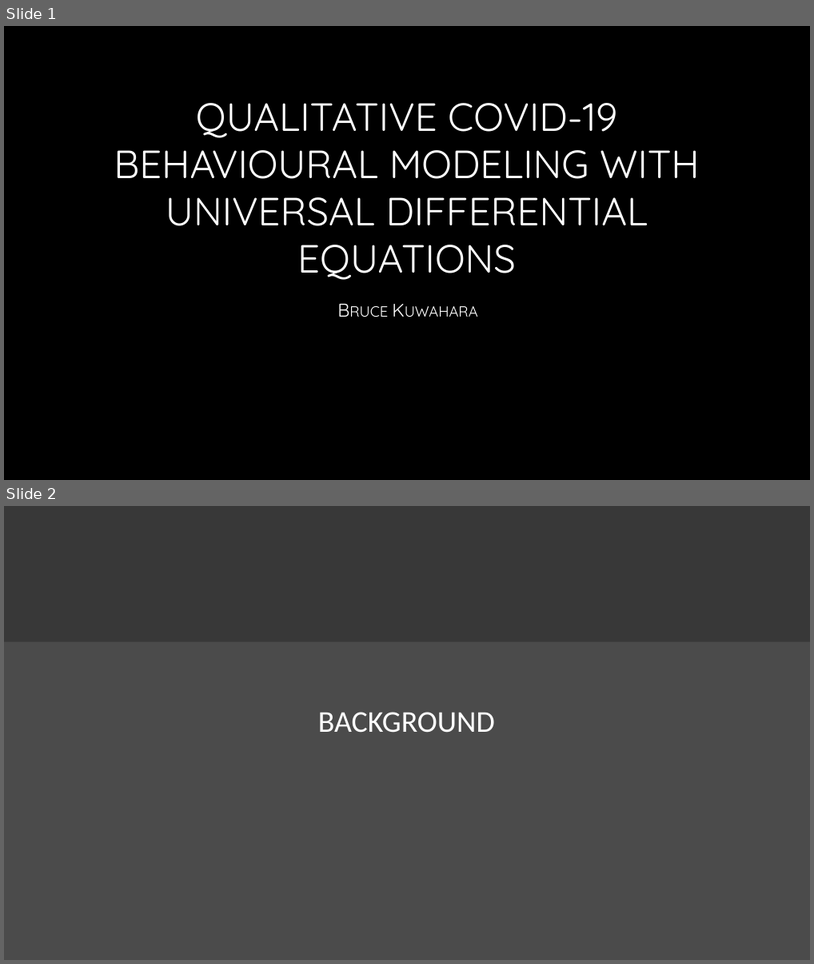
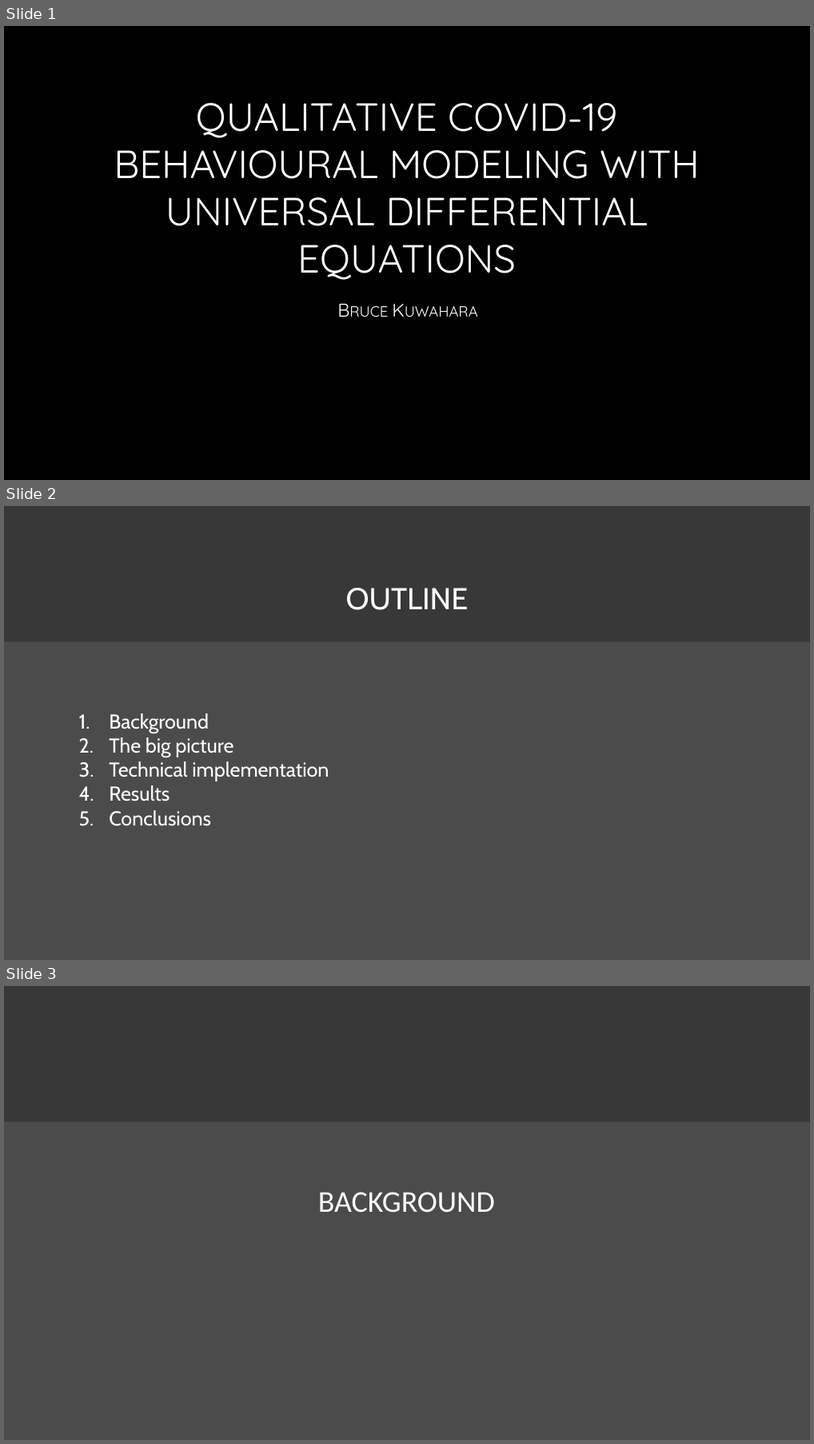
Before and after one commit to bkuwahara/predicting-2ndwaves-udes, a slide deck: papers/seminar.pptx. Shown one above the other, each under a label of ours: slides 1 and 2 before the commit, slides 1, 2 and 3 after it. The pictures are 814x964 and 814x1444 pixels, drawn with LibreOffice and Linux fonts; fonts in the diff are those of the drawing; background and template pictures are left out. Boxes give left, top, right and bottom in pixels: in the first picture for what was removed or moved away, otherwise in the second. Text is boxed around its words. In the diff, an @@ line names an element or a change of style, - is before the commit and + after.

```diff
--- a/papers/seminar.pptx
+++ b/papers/seminar.pptx
@@ slide 2 added at box(4, 506, 810, 960), background picture (left out) @@
@@ rectangle added at box(4, 506, 810, 642), fill #383838 @@
@@ title added at box(346, 588, 469, 610), 36 pt, text #FFFFFF @@
+OUTLINE
@@ text added at box(109, 713, 329, 826), 24 pt, text #FFFFFF @@
+1. Background
+2. The big picture
+3. Technical implementation
+4. Results
+5. Conclusions
@@ what was slide 2 is now slide 3 @@
```
Also in this commit, not shown: 11 slides changed, 7 other slides added, 1 slide removed, 5 other files.
